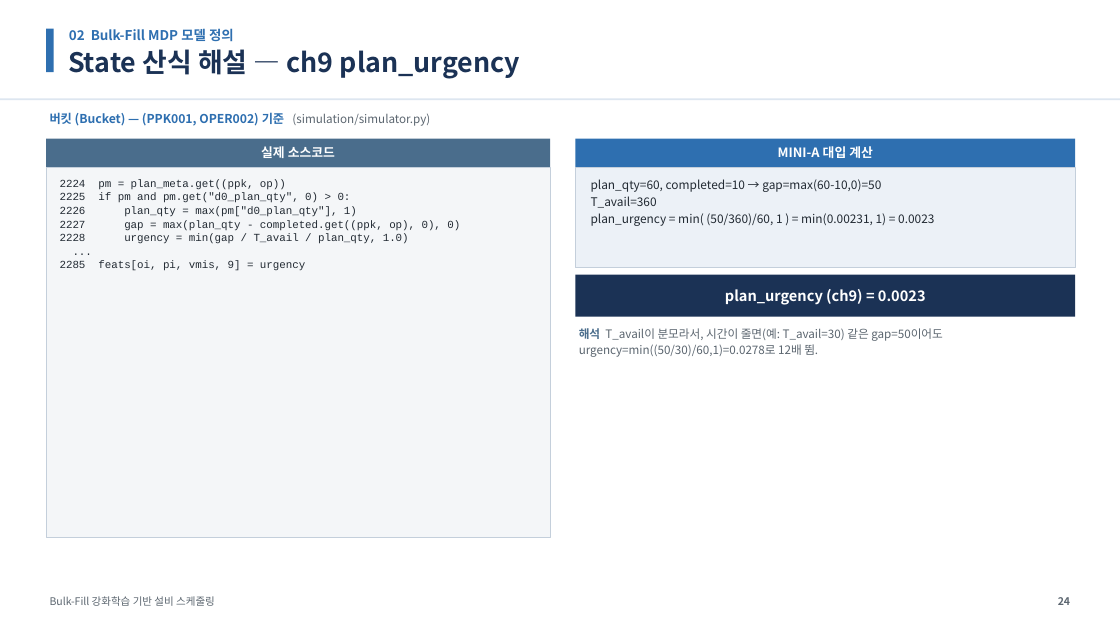
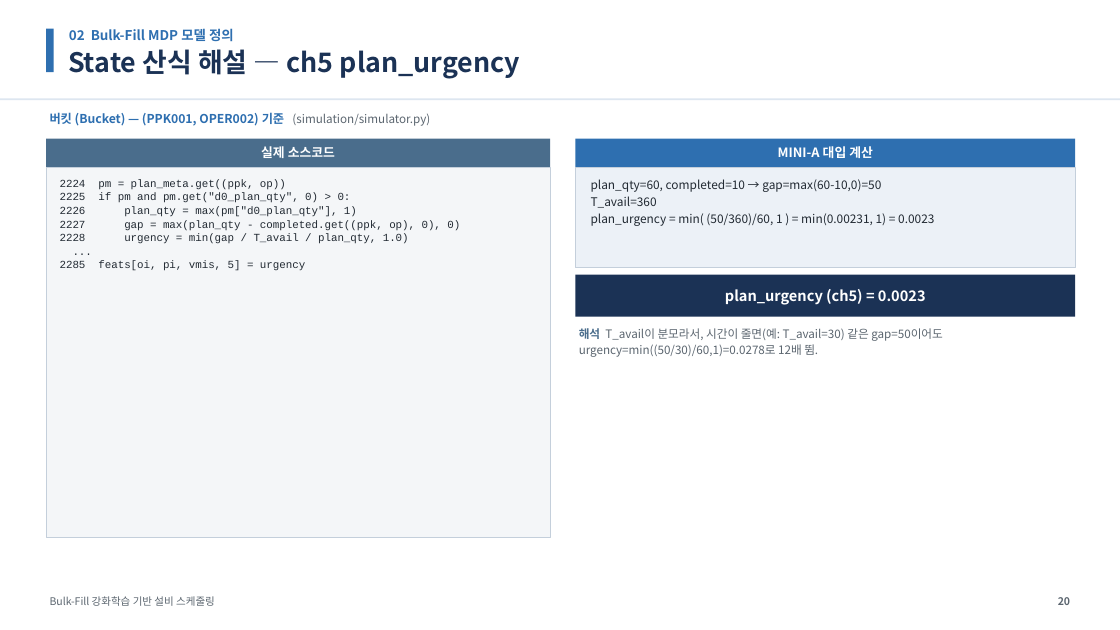
Before and after one commit to relighting123/pjt_scheduling, a slide deck: slide 20 of docs/BulkFill_스케줄링_발표자료.pptx (slide 24 before the commit). Drawn at 1120x630 pixels with LibreOffice and Linux fonts; fonts in the diff are those of the drawing. Boxes give left, top, right and bottom in pixels: in the first picture for what was removed or moved away, otherwise in the second. Text is boxed around its words. In the diff, an @@ line names an element or a change of style, - is before the commit and + after.

```diff
--- a/docs/BulkFill_스케줄링_발표자료.pptx
+++ b/docs/BulkFill_스케줄링_발표자료.pptx
@@ text at <box>68,49,520,79</box>: text changed @@
-State 산식 해설 — ch9 plan_urgency
+State 산식 해설 — ch5 plan_urgency
@@ text at <box>60,261,305,271</box>: text changed @@
-2285 feats[oi, pi, vmis, 9] = urgency
+2285 feats[oi, pi, vmis, 5] = urgency
@@ text at <box>1058,597,1070,605</box>: text changed @@
-24
+20
```
Also in this commit, not shown: 49 other slides changed, 3 slides removed, 8 other files.
